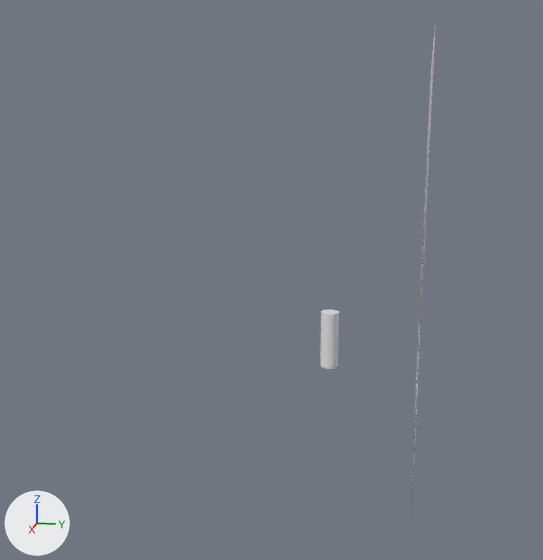
The Blender file blender filer/sakura tree.blend as it was, and as the next commit left it.
Both versions are drawn from a 50 mm lens placed at (14.76, 1.73, 4.93), pointed at (-0.22, -1.27, 1.19). The axes (+X, +Y, +Z) are drawn at lower left. The lights are the same throughout. The same objects are shown in both versions, whatever each file hides.

Objects in the first picture: 'Cylinder', 'sakura tree'.
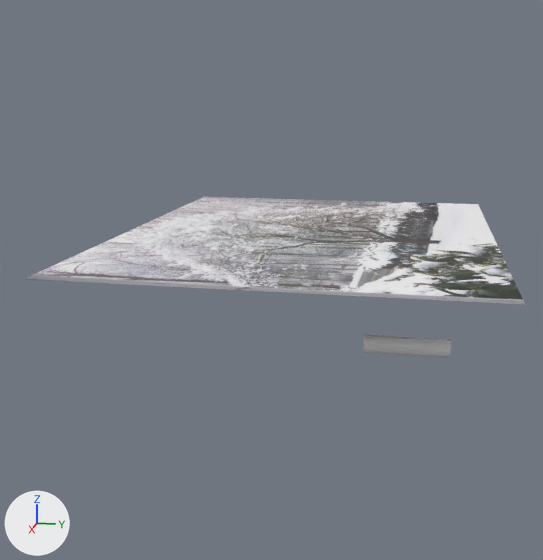
Commit message: tree done

Boxes [x1, y1, x2, y2] around the edits, measured in the pictures (543 x 560 px):
'sakura tree', moved, turned
    before: [411, 24, 436, 519]
    after: [24, 197, 526, 305]
'Cylinder', moved, turned, rescaled
    before: [320, 309, 339, 369]
    after: [364, 334, 451, 358]

Patch to the scene script:
```diff
--- a/blender filer/sakura tree.blend.py
+++ b/blender filer/sakura tree.blend.py
@@ ob_sakura_tree @@
 ob_sakura_tree = bpy.data.objects.new('sakura tree', me_sakura_tree)
-ob_sakura_tree.location = (-0.61, 1.8, 2.16)
-ob_sakura_tree.rotation_euler = (1.571, 0.0, 0.0)  # degrees (90, 0, 0)
+ob_sakura_tree.location = (-0.61, -0.55, 2.16)
+ob_sakura_tree.rotation_euler = (3.142, 0.0, 0.0)  # degrees (180, 0, 0)
 ob_sakura_tree.scale = (7.47, 7.47, 7.47)
@@ ob_cylinder @@
 ob_cylinder = bpy.data.objects.new('Cylinder', me_cylinder_001)
-ob_cylinder.location = (0.0, 0.0, 0.0)
-ob_cylinder.scale = (0.184, 0.184, 0.184)
+ob_cylinder.location = (0.0, 1.64, 0.0)
+ob_cylinder.rotation_euler = (1.571, 0.0, 0.0)  # degrees (90, 0, 0)
+ob_cylinder.scale = (0.184, 0.184, 0.273)
```
